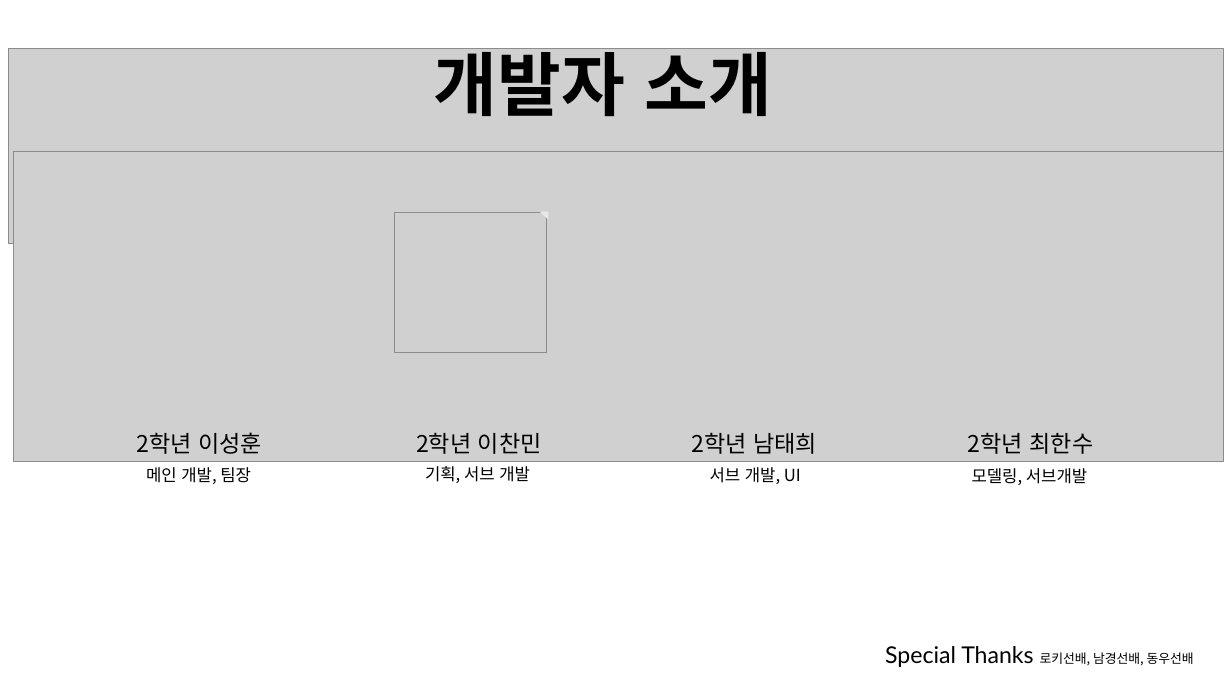
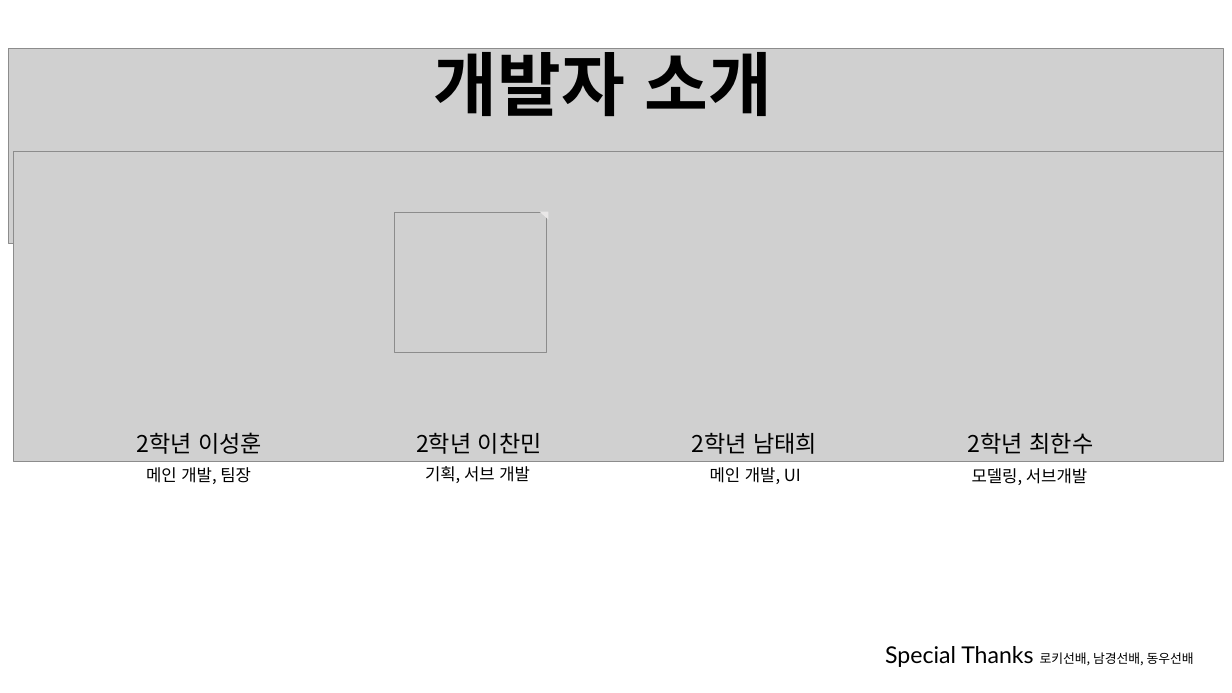
Before and after one commit to Sunghooni/Narsha, a slide deck: slide 2 of 기획/코드어드벤쳐 ppt.pptx. Drawn at 1232x693 pixels with LibreOffice and Linux fonts; fonts in the diff are those of the drawing; grey boxes stand for pictures. Boxes give left, top, right and bottom in pixels: in the first picture for what was removed or moved away, otherwise in the second. Text is boxed around its words. In the diff, an @@ line names an element or a change of style, - is before the commit and + after.

```diff
--- a/기획/코드어드벤쳐 ppt.pptx
+++ b/기획/코드어드벤쳐 ppt.pptx
@@ text at <box>710,467,801,484</box>: text changed @@
-서브 개발, UI
+메인 개발, UI
```
Also in this commit, not shown: 3 other slides changed, 1 slide added.
